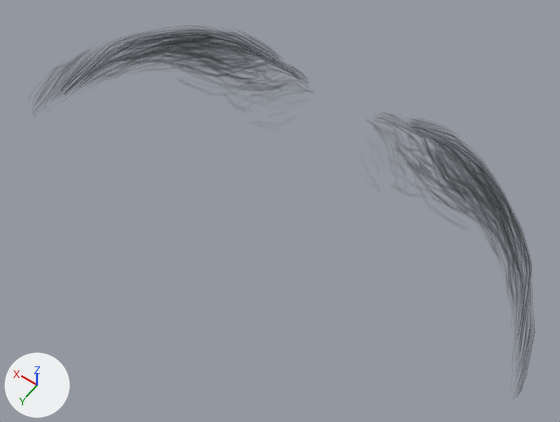
An edit to the glTF model assets/modular/eyebrows/eyebrow009_female.glb, drawn before and after from the same camera.
Before and after are seen from a camera (50 mm lens) standing at (-0.0559, -0.0379, 1.6863) and looking at (-0.0031, -0.1119, 1.5702). The axes (+X, +Y, +Z) are drawn at lower left. The lights are the same throughout. The picture after the commit comes second.

Objects in the first picture: 'Human.eyebrow009'.
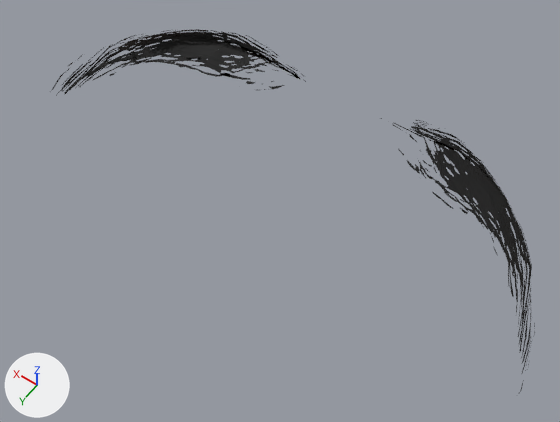
What differs and where, as boxes (x1, y1, x2, y2) in the pictures (560 x 422 px):
'Human.eyebrow009', surface changed: (50, 29, 535, 394) in both

The change, as a list of edits to the scene's bpy script:
```text
Change mat_human_eyebrow009:
    add n5 = _N.new('ShaderNodeMath'); n5.name = 'Math'
    add n5.operation = 'SUBTRACT'
    add n5.inputs[0].default_value = 1.0  # 'Value'
    add n6 = _N.new('ShaderNodeMath'); n6.name = 'Math.001'
    add n6.operation = 'LESS_THAN'
    where n2 = _N.new('ShaderNodeTexImage'); n2.name = 'Image Texture'
    where n0 = _N.new('ShaderNodeBsdfPrincipled'); n0.name = 'Principled BSDF'
    remove _L.new(n2.outputs[1], n0.inputs[4])  # 'Alpha' to 'Alpha'
    add _L.new(n5.outputs[0], n0.inputs[4])  # 'Value' to 'Alpha'
    add _L.new(n6.outputs[0], n5.inputs[1])  # 'Value' to 'Value'
    add _L.new(n2.outputs[1], n6.inputs[0])  # 'Alpha' to 'Value'
```
